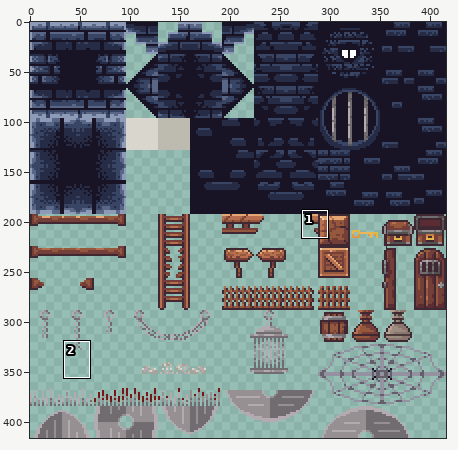
Sprite sheet, stored at res/dungeon_set_2.png. The picture above shows the old version from afar; the outline marks the close-up.
Close-up. Earlier state:
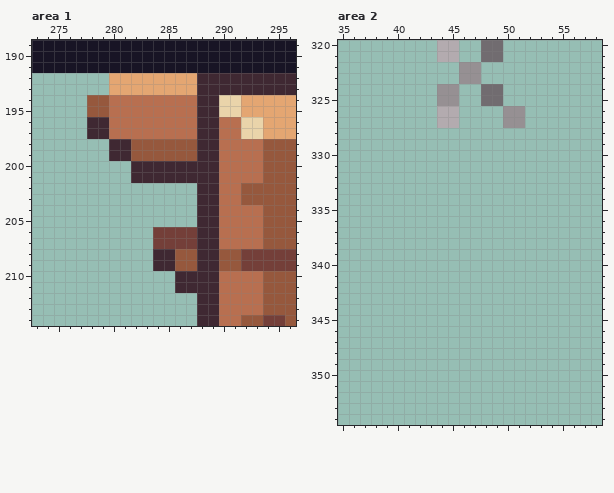
The file is 416x416 pixels. Shown: area 1: x 273..296, y 189..214; area 2: x 35..58, y 320..354. The commit also changed other parts of the picture, which this record leaves out.
After the commit:
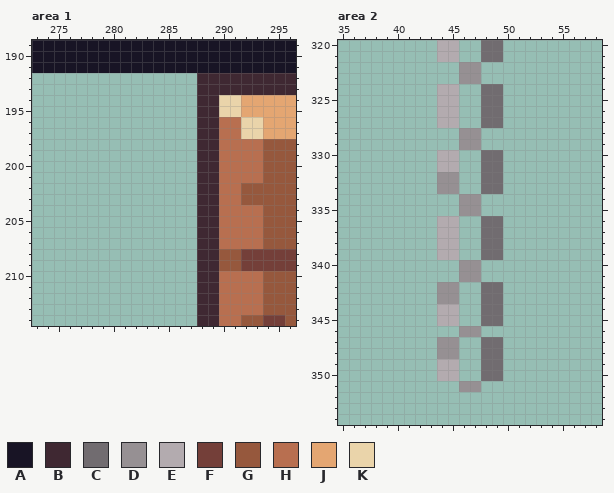
Palette (. is transparent): A #181425  B #3f2832  C #716c70  D #969093  E #b3abaf  F #743f39  G #96583d  H #b86f50  J #e4a672  K #ead4aa
Edits made:
Area 1:
y 192..193: x 280..287 JJJJJJJJ -> ........
y 194..195: x 278..287 GGHHHHHHHH -> ..........
y 196..197: x 278..287 BBHHHHHHHH -> ..........
y 198..199: x 280..287 BBGGGGGG -> ........
y 200..201: x 282..287 BBBBBB -> ......
y 206..207: x 284..287 FFFF -> ....
y 208..209: x 284..287 BBGG -> ....
y 210..211: x 286..287 BB -> ..
Area 2:
y 324..325: x 44..45 DD -> EE
y 326..327: x 48..51 ..DD -> CC..
y 328..329: x 46..47 .. -> DD
y 330..331: x 44..45 .. -> EE; x 48..49 .. -> CC
y 332..333: x 44..45 .. -> DD; x 48..49 .. -> CC
y 334..335: x 46..47 .. -> DD
y 336..339: x 44..45 .. -> EE; x 48..49 .. -> CC
y 340..341: x 46..47 .. -> DD
y 342..343: x 44..45 .. -> DD; x 48..49 .. -> CC
y 344..345: x 44..45 .. -> EE; x 48..49 .. -> CC
y 346: x 46..47 .. -> DD
y 347..348: x 44..45 .. -> DD; x 48..49 .. -> CC
y 349..350: x 44..45 .. -> EE; x 48..49 .. -> CC
y 351: x 46..47 .. -> DD
